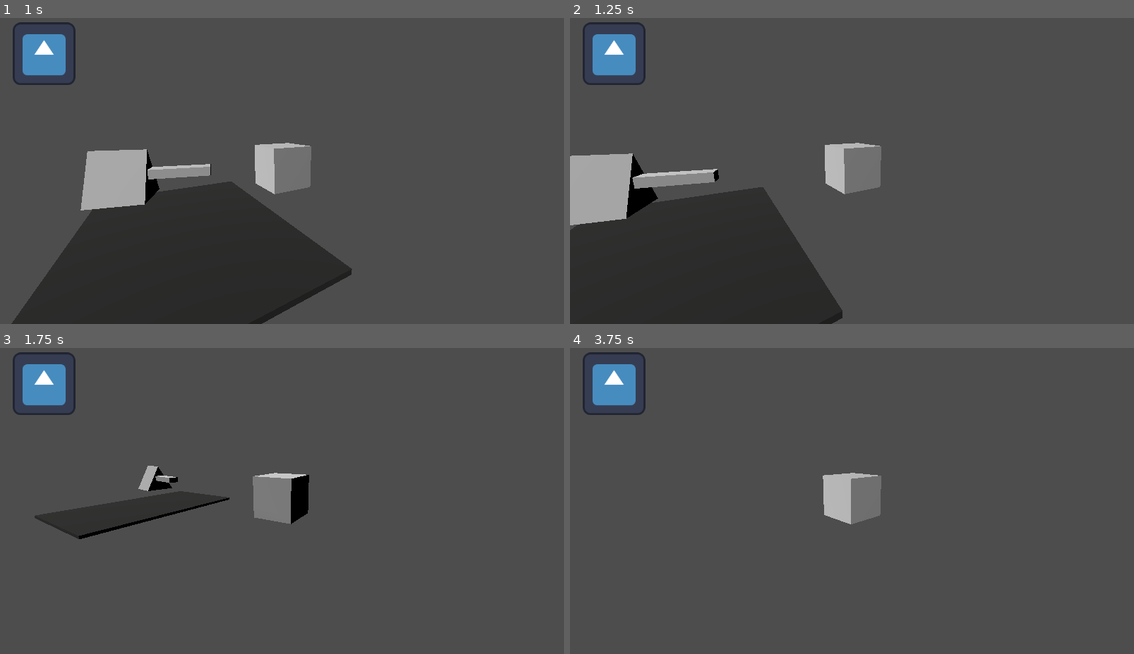
Above: before the commit, frames 1-4 (two rows, left to right).
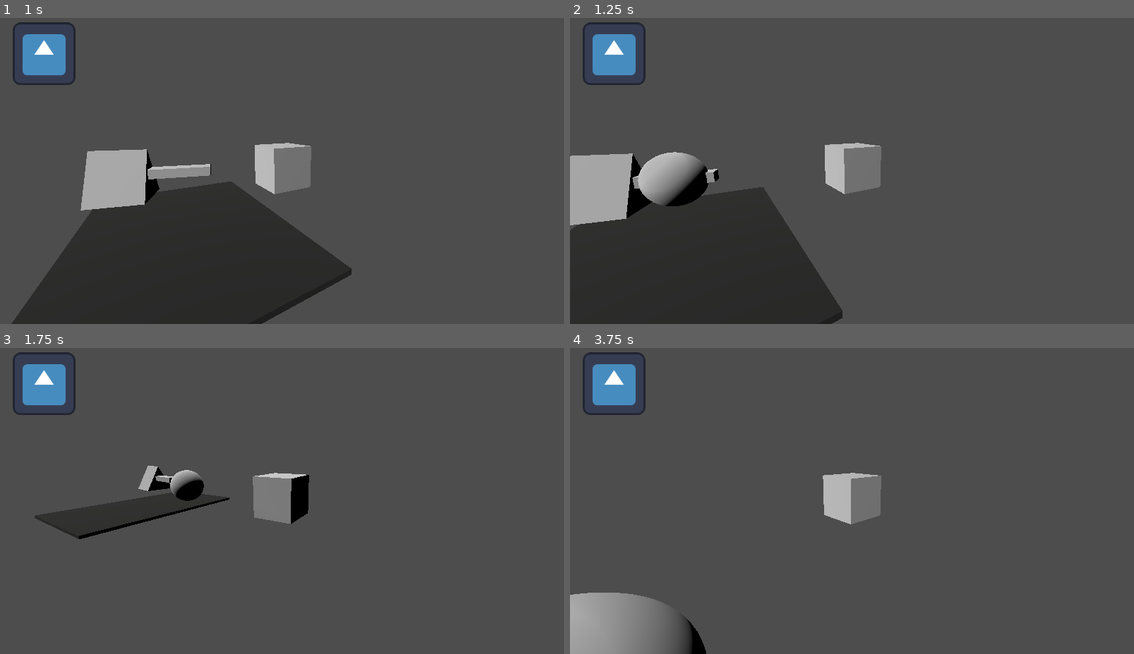
Above: after the commit, the same moments.

Repository: abody2k/Im-going-home
Game: Godot game, scene res://scenes/main.tscn
The game is run twice, just before and just after one commit, with the same random seed, the same clock (stepped at 60 frames per second) and the same inputs. The engine's default icon, where the game draws it, is replaced by a stand-in: a white triangle on a blue panel in a dark square.
Inputs (mouse positions are in pixels of both pictures, inside the frame that each line leads up to):
- Up to frame 1 (1 s): tap Enter at 0.5 s; move the mouse to (310, 164) at 0.52 s; hold Up (forward) from 0.53 s (still down); tap Space (action) at 0.6 s
- Up to frame 2 (1.25 s): keep holding Up (forward)
- Up to frame 3 (1.75 s): keep holding Up (forward); move the mouse to (253, 497) at 1.27 s; tap Space (action) at 1.35 s
- Up to frame 4 (3.75 s): keep holding Up (forward); move the mouse to (863, 488) at 2.02 s; tap Space (action) at 2.1, 2.85, 3.6 s; move the mouse to (846, 501) at 2.77 s; move the mouse to (891, 501) at 3.52 s

Frame 1 is identical in both runs. In frame 2, 1.4% of the frame differs, in the area x 12-25%, y 43-62%; in frame 3, 0.4%; in frame 4, 3.4%, in the area x 0-25%, y 79-100%.

Commit message:
added bullets, making bullets, rotating and moving them in the player direction, controling the bullet speed, and destroying bullets on colliding plus damanging and restarting the game once the bullet is destroyed

Diff:
--- /dev/null
+++ b/scenes/bullet.tscn
@@ -0,0 +1,17 @@
+[gd_scene load_steps=4 format=3 uid="uid://dq1vuahcoptge"]
+
+[ext_resource type="Script" path="res://scripts/bullet.gd" id="1_7mks4"]
+
+[sub_resource type="SphereMesh" id="SphereMesh_2p272"]
+
+[sub_resource type="SphereShape3D" id="SphereShape3D_ypecp"]
+
+[node name="bullet" type="CharacterBody3D"]
+collision_layer = 8
+script = ExtResource("1_7mks4")
+
+[node name="MeshInstance3D" type="MeshInstance3D" parent="."]
+mesh = SubResource("SphereMesh_2p272")
+
+[node name="CollisionShape3D" type="CollisionShape3D" parent="."]
+shape = SubResource("SphereShape3D_ypecp")
--- a/scenes/ship_solider.tscn
+++ b/scenes/ship_solider.tscn
@@ -73,6 +73,8 @@
 
 [node name="attacking" type="AudioStreamPlayer3D" parent="."]
 
+[node name="aim" type="Node3D" parent="."]
+
 [connection signal="animation_finished" from="AnimationPlayer" to="." method="_on_animation_player_animation_finished"]
 [connection signal="body_shape_entered" from="Area3D" to="." method="player_entered"]
 [connection signal="body_shape_exited" from="Area3D" to="." method="player_exited"]
--- /dev/null
+++ b/scripts/bullet.gd
@@ -0,0 +1,17 @@
+extends CharacterBody3D
+
+
+var player_position_set = false
+const SPEED = 5.0
+
+func set_player_position(pos : Vector3):
+	look_at(pos)
+	player_position_set = true
+
+func _physics_process(delta):
+	if player_position_set :
+		var col = move_and_collide(-basis.z * delta * SPEED)
+		if col :
+
+			col.get_collider().call("got_attacked")
+			queue_free()
--- a/scripts/player.gd
+++ b/scripts/player.gd
@@ -27,6 +27,7 @@
 
 	#play some effect when attacked
 	energy -=1
+	check_energy_level()
 	#animate the UI
 
 	pass
@@ -39,7 +40,9 @@
 	$AnimationPlayer.play("posessing")
 	possessed_body.is_possessed=true
 	energy -=1
+	got_attacked()
 	$Control/AnimatedSprite2D.play("reduce_energy")
+
 	pass
 
 
--- a/scripts/ship_solider.gd
+++ b/scripts/ship_solider.gd
@@ -5,7 +5,8 @@
 @export var pos : Array[Node3D]
 @export var solider_type : SOLIDER_TYPE
 @export var dynamic_movement_time : float = 10.0
-const ATTACKING_RANGE = 10
+const BULLET = preload("res://scenes/bullet.tscn")
+const ATTACKING_RANGE = 100
 const SPEED = 5.0
 const JUMP_VELOCITY = 4.5
 var is_possessed = false
@@ -114,7 +115,12 @@
 			is_possessed= false
 		"Attack":
 
+			var bullet = BULLET.instantiate()
 
+
+			get_tree().root.add_child((bullet))
+			bullet.global_position = $aim.global_position
+			bullet.set_player_position(player.global_position)
 			#ATTACK LOGIC
 			#RELOAD
 			#ATTACK AGAIN
